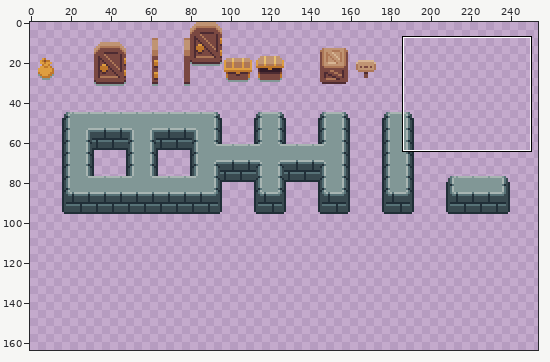
File history of a sprite sheet, static/images/world/objects.png. Above, an overview of the earlier version with the close-up marked.
Close-up. The starting point:
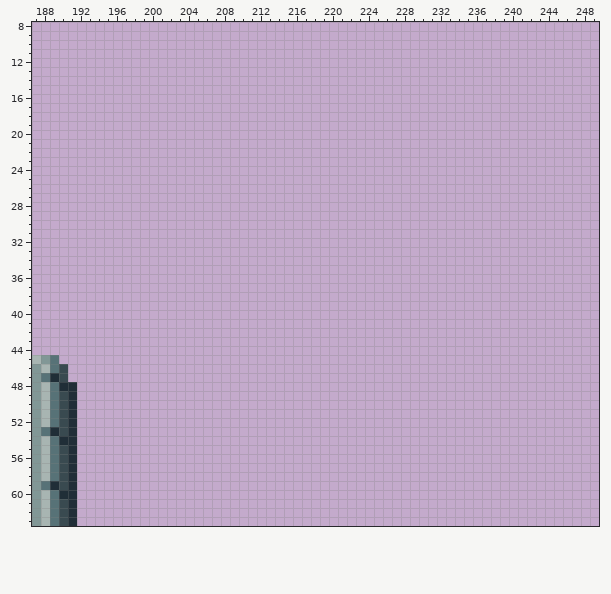
The file is 256x256 pixels. Shown: x 187..249, y 8..63. The wide view leaves out empty margins. The commit also changed other parts of the picture, which this record leaves out.
And afterwards:
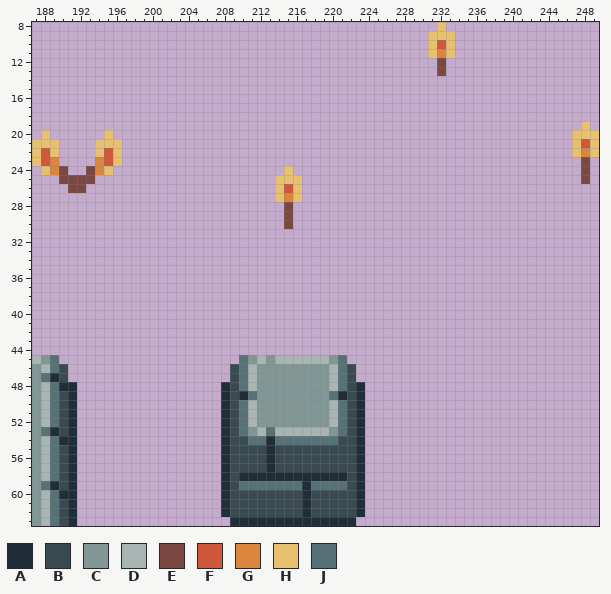
Palette (. is transparent): A #202e37  B #394a50  C #819796  D #a8b5b2  E #7a4841  F #cf573c  G #da863e  H #e8c170  J #577277
Edits made:
y 8: x 232 . -> H
y 9: x 231..233 ... -> HHH
y 10: x 231..233 ... -> HFH
y 11: x 231..233 ... -> HGH
y 12..13: x 232 . -> E
y 19: x 248 . -> H
y 20: x 188 . -> H; x 195 . -> H; x 247..249 ... -> HHH
y 21: x 187..189 ... -> HHH; x 194..196 ... -> HHH; x 247..249 ... -> HFH
y 22: x 187..189 ... -> HFH; x 194..196 ... -> HFH; x 247..249 ... -> HGH
y 23: x 187..189 ... -> HFG; x 194..196 ... -> GFH; x 248 . -> E
y 24: x 188..190 ... -> HGE; x 193..195 ... -> EGH; x 215 . -> H; x 248 . -> E
y 25: x 190..193 .... -> EEEE; x 214..216 ... -> HHH; x 248 . -> E
y 26: x 191..192 .. -> EE; x 214..216 ... -> HFH
y 27: x 214..216 ... -> HGH
y 28..30: x 215 . -> E
y 45: x 210..221 ............ -> JCDCDDDDDDCJ
y 46..47: x 209..222 .............. -> BJDCCCCCCCCDJB
y 48: x 208..223 ................ -> ABJDCCCCCCCCDJBA
y 49: x 208..223 ................ -> ABAJCCCCCCCCJABA
y 50..52: x 208..223 ................ -> ABJDCCCCCCCCDJBA
y 53: x 208..223 ................ -> ABJCDJDDDDDDCJBA
y 54: x 208..223 ................ -> ABBJJAJJJJJJJBBA
y 55..57: x 208..223 ................ -> ABBBBABBBBBBBBBA
y 58: x 208..223 ................ -> ABAAAAAAAAAAAABA
y 59: x 208..223 ................ -> ABJJJJJJJAJJJJBA
y 60..62: x 208..223 ................ -> ABBBBBBBBABBBBBA
y 63: x 209..222 .............. -> AAAAAAAAAAAAAA
Where, in picture pixels (left, top, right, bottom), the same in both close-ups:
added: (428, 22, 455, 76)
added: (572, 121, 599, 184)
added: (32, 130, 122, 193)
added: (275, 166, 302, 229)
added: (221, 355, 365, 526)
